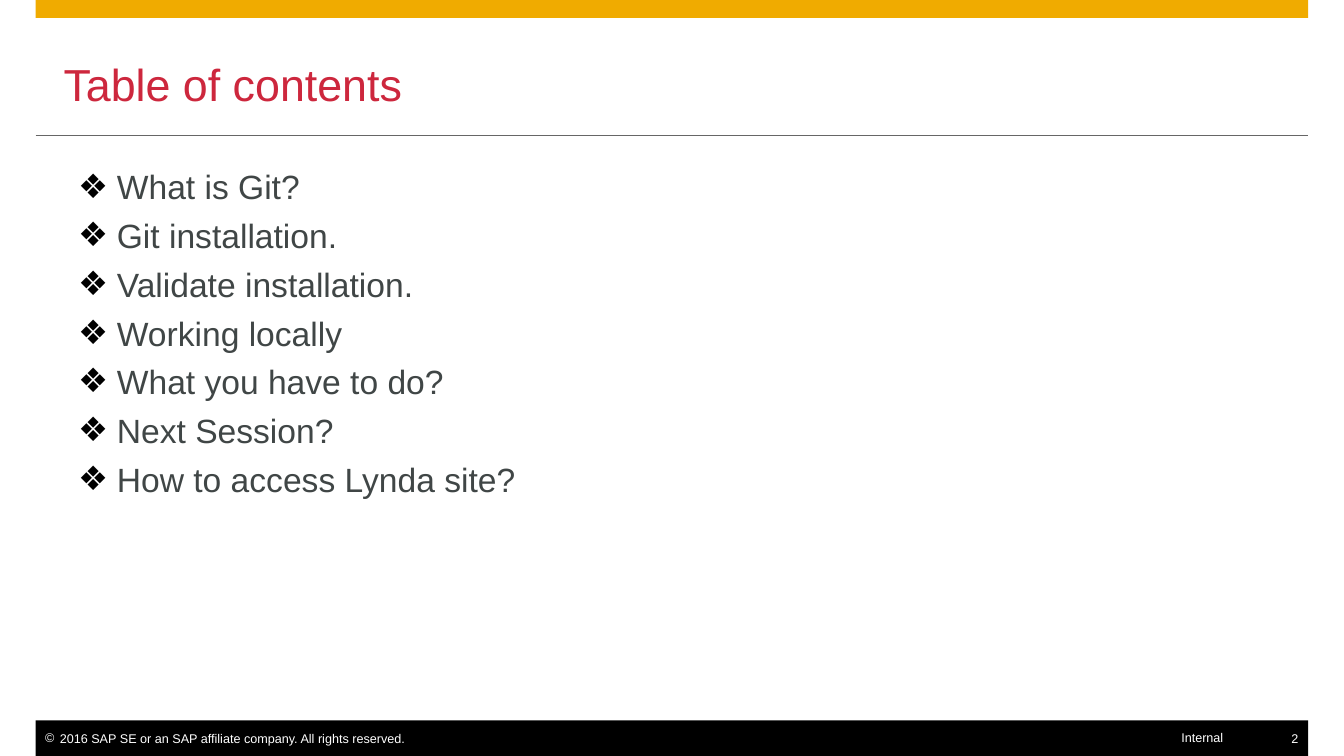
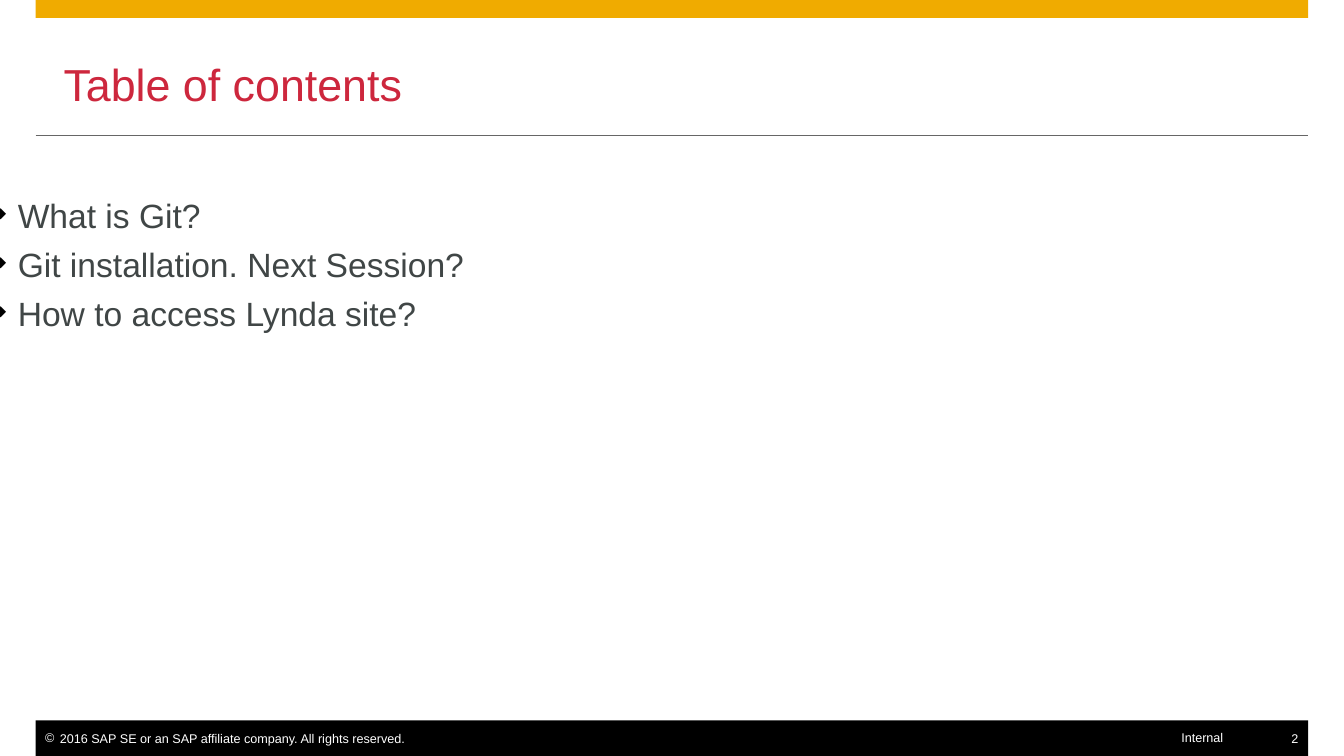
Before and after one commit to sidpops/Trial1, a slide deck: slide 2 of GIT.pptx. Drawn at 1344x756 pixels with LibreOffice and Linux fonts; fonts in the diff are those of the drawing. Boxes give left, top, right and bottom in pixels: in the first picture for what was removed or moved away, otherwise in the second. Text is boxed around its words. In the diff, an @@ line names an element or a change of style, - is before the commit and + after.

```diff
--- a/GIT.pptx
+++ b/GIT.pptx
@@ text "What is Git?": place and size @@
-text "What is Git?" at [117,174,515,499]
+text "What is Git?" at [18,203,464,333]
@@ text at [18,252,464,278]: text changed @@
-❖ Git installation.
-❖ Validate installation.
-❖ Working locally
-❖ What you have to do?
-❖ Next Session?
+❖ Git installation. Next Session?
```
Also in this commit, not shown: 4 other files.
